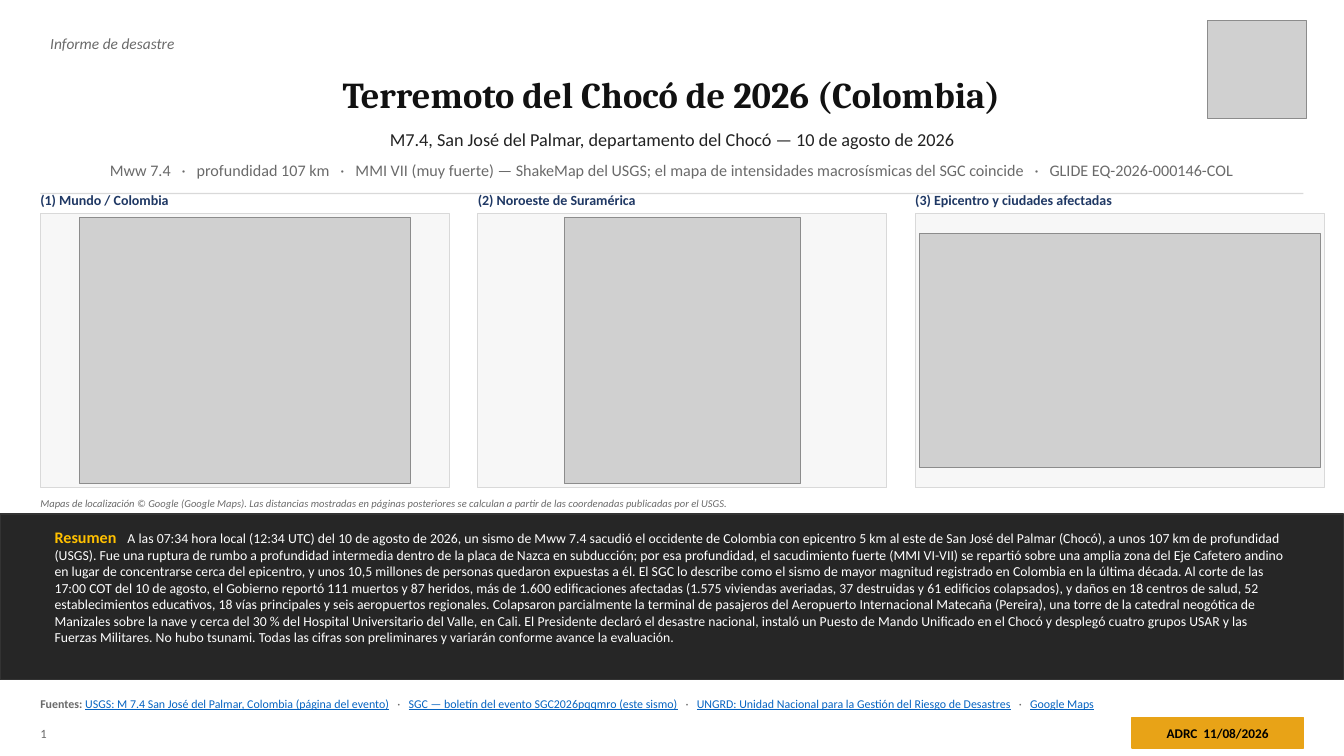
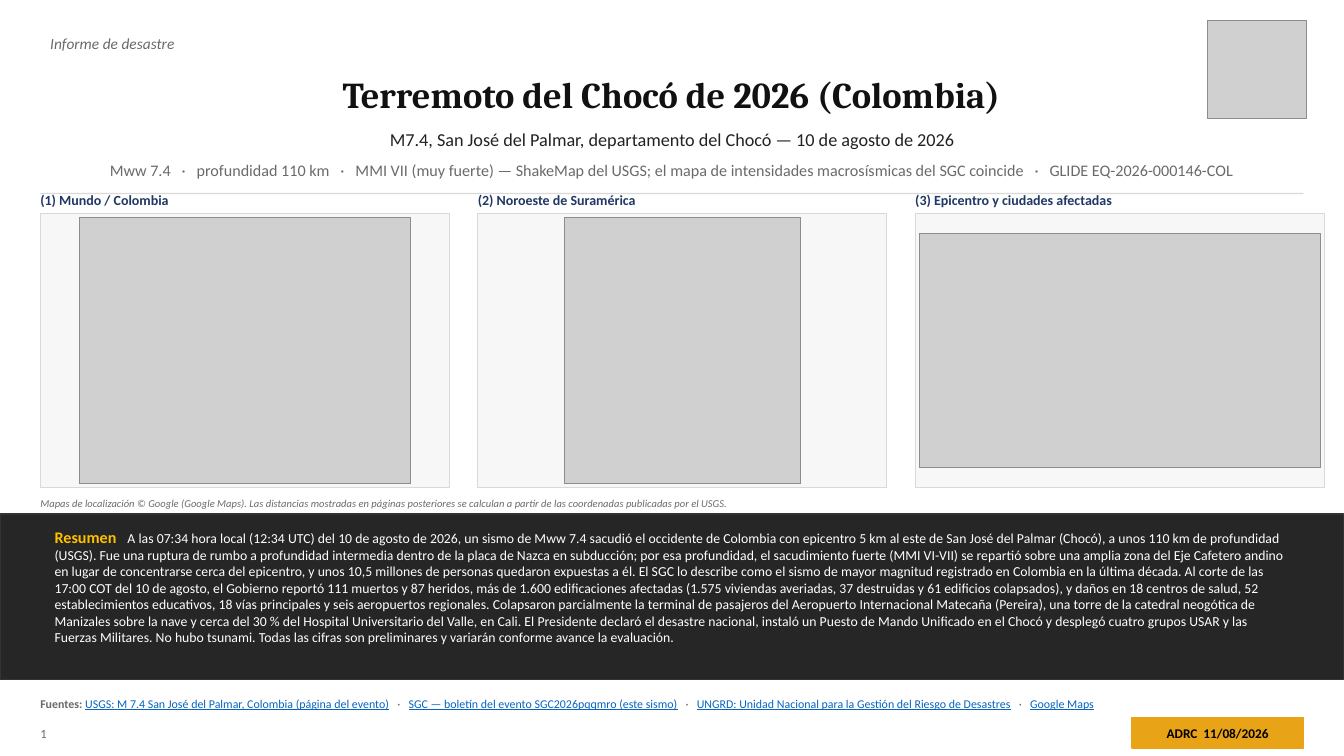
Before and after one commit to kochobi-max/whatsmap, a slide deck: slide 1 of reports/colombia_eq_20260810/output/ADRC_EQ_COL_Choco_20260810_ES.pptx. Drawn at 1344x756 pixels with LibreOffice and Linux fonts; fonts in the diff are those of the drawing; grey boxes stand for pictures. Boxes give left, top, right and bottom in pixels: in the first picture for what was removed or moved away, otherwise in the second. Text is boxed around its words. In the diff, an @@ line names an element or a change of style, - is before the commit and + after.

```diff
--- a/reports/colombia_eq_20260810/output/ADRC_EQ_COL_Choco_20260810_ES.pptx
+++ b/reports/colombia_eq_20260810/output/ADRC_EQ_COL_Choco_20260810_ES.pptx
@@ text at <box>110,164,1233,179</box>: text changed @@
-Mww 7.4 · profundidad 107 km · MMI VII (muy fuerte) — ShakeMap del USGS; el mapa de intensidades macrosísmicas del SGC coincide · GLIDE EQ-2026-000146-COL
+Mww 7.4 · profundidad 110 km · MMI VII (muy fuerte) — ShakeMap del USGS; el mapa de intensidades macrosísmicas del SGC coincide · GLIDE EQ-2026-000146-COL
@@ text at <box>55,532,1284,644</box>: text changed @@
-Resumen A las 07:34 hora local (12:34 UTC) del 10 de agosto de 2026, un sismo de Mww 7.4 sacudió el occidente de Colombia con epicentro 5 km al este de San José del Palmar (Chocó), a unos 107 km de profundidad (USGS). Fue una ruptura de rumbo a profundidad intermedia dentro de la placa de Nazca en subducción; por esa profundidad, el sacudimiento fuerte (MMI VI-VII) se repartió sobre una amplia zona del Eje Cafetero andino en lugar de concentrarse cerca del epicentro, y unos 10,5 millones de personas quedaron expuestas a él. El SGC lo describe como el sismo de mayor magnitud registrado en Colombia en la última década. Al corte de las 17:00 COT del 10 de agosto, el Gobierno reportó 111 muertos y 87 heridos, más de 1.600 edificaciones afectadas (1.575 viviendas averiadas, 37 destruidas y 61 edificios colapsados), y daños en 18 centros de salud, 52 establecimientos educativos, 18 vías principales y seis aeropuertos regionales. Colapsaron parcialmente la terminal de pasajeros del Aeropuerto Internacional Matecaña (Pereira), una torre de la catedral neogótica de Manizales sobre la nave y cerca del 30 % del Hospital Universitario del Valle, en Cali. El Presidente declaró el desastre nacional, instaló un Puesto de Mando Unificado en el Chocó y desplegó cuatro grupos USAR y las Fuerzas Militares. No hubo tsunami. Todas las cifras son preliminares y variarán conforme avance la evaluación.
+Resumen A las 07:34 hora local (12:34 UTC) del 10 de agosto de 2026, un sismo de Mww 7.4 sacudió el occidente de Colombia con epicentro 5 km al este de San José del Palmar (Chocó), a unos 110 km de profundidad (USGS). Fue una ruptura de rumbo a profundidad intermedia dentro de la placa de Nazca en subducción; por esa profundidad, el sacudimiento fuerte (MMI VI-VII) se repartió sobre una amplia zona del Eje Cafetero andino en lugar de concentrarse cerca del epicentro, y unos 10,5 millones de personas quedaron expuestas a él. El SGC lo describe como el sismo de mayor magnitud registrado en Colombia en la última década. Al corte de las 17:00 COT del 10 de agosto, el Gobierno reportó 111 muertos y 87 heridos, más de 1.600 edificaciones afectadas (1.575 viviendas averiadas, 37 destruidas y 61 edificios colapsados), y daños en 18 centros de salud, 52 establecimientos educativos, 18 vías principales y seis aeropuertos regionales. Colapsaron parcialmente la terminal de pasajeros del Aeropuerto Internacional Matecaña (Pereira), una torre de la catedral neogótica de Manizales sobre la nave y cerca del 30 % del Hospital Universitario del Valle, en Cali. El Presidente declaró el desastre nacional, instaló un Puesto de Mando Unificado en el Chocó y desplegó cuatro grupos USAR y las Fuerzas Militares. No hubo tsunami. Todas las cifras son preliminares y variarán conforme avance la evaluación.
```
Also in this commit, not shown: 23 other slides changed, 2 slides added, 39 other files.
